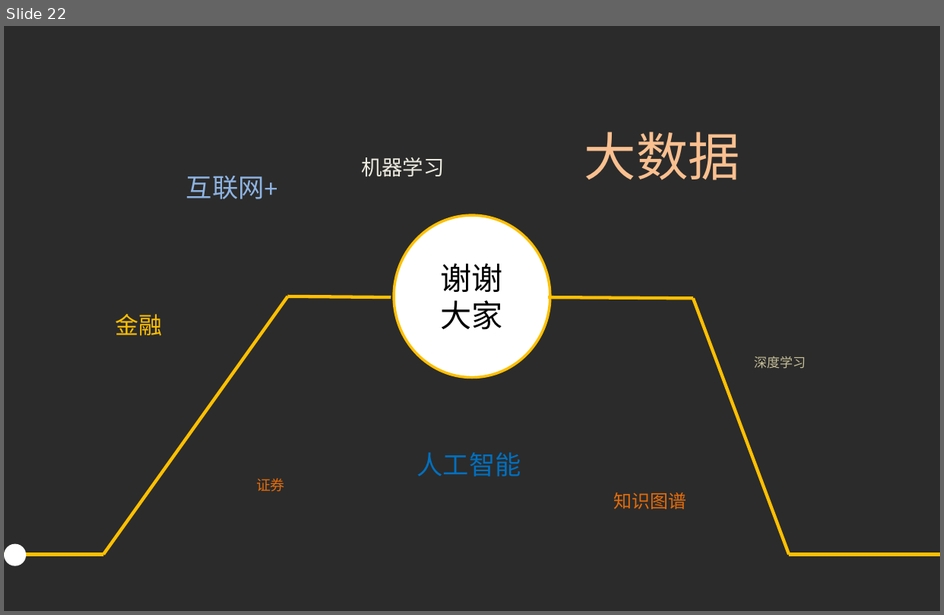
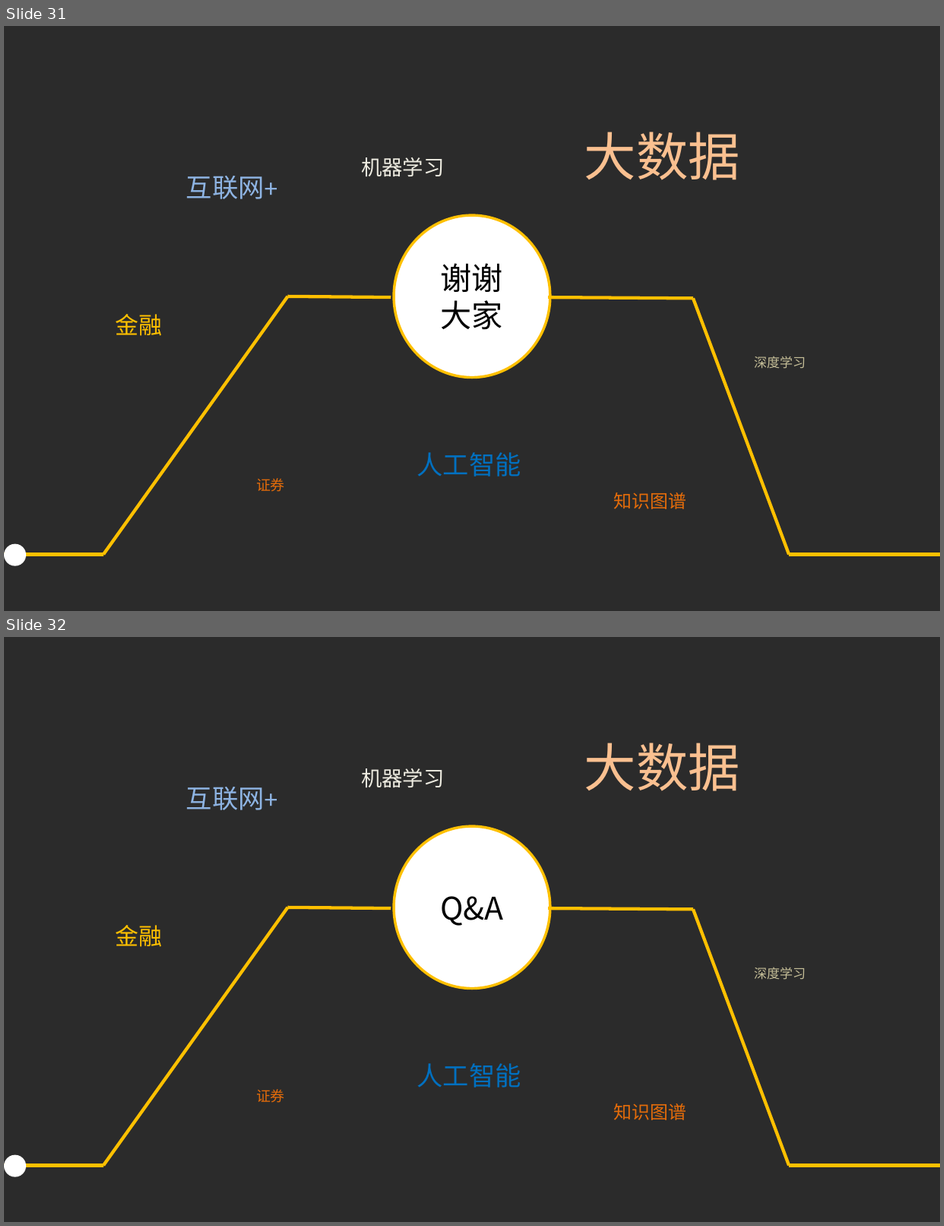
Before and after one commit to yyHaker/NamedEntityRecognition, a slide deck: files/report/projectreport/PPT模板/毕业答辩——yyhaker.pptx. Shown one above the other, each under a label of ours: slide 22 before the commit, slides 31 and 32 after it. The pictures are 944x615 and 944x1226 pixels, drawn with LibreOffice and Linux fonts; fonts in the diff are those of the drawing; background and template pictures are left out; a plain dark background stands for a picture behind light text. Boxes give left, top, right and bottom in pixels: in the first picture for what was removed or moved away, otherwise in the second. Text is boxed around its words. In the diff, an @@ line names an element or a change of style, - is before the commit and + after.

```diff
--- a/files/report/projectreport/PPT模板/毕业答辩——yyhaker.pptx
+++ b/files/report/projectreport/PPT模板/毕业答辩——yyhaker.pptx
@@ slide 32 added at bbox=[4, 637, 940, 1222], background picture (left out) @@
@@ text added at bbox=[585, 743, 740, 791], 40 pt, text #FAC090 @@
+大数据
@@ text added at bbox=[361, 768, 444, 787], 16 pt, text #EEECE1 @@
+机器学习
@@ text added at bbox=[186, 787, 278, 810], 20 pt, text #8EB4E3 @@
+互联网+
@@ ellipse added at bbox=[394, 826, 550, 988], fill #FFFFFF, outline #FFC000 2 pt, 24 pt, text #000000 @@
+Q&A
@@ line added from (104, 1165) to (287, 908), #FFC000 2.5 pt @@
@@ line added from (287, 908) to (391, 908), #FFC000 2.5 pt @@
@@ line added from (548, 908) to (693, 910), #FFC000 2.5 pt @@
@@ line added from (693, 910) to (790, 1165), #FFC000 2.5 pt @@
@@ text added at bbox=[116, 925, 163, 947], 18 pt, text #FFC000 @@
+金融
@@ text added at bbox=[754, 967, 806, 980], 10 pt, text #C4BD97 @@
+深度学习
@@ text added at bbox=[417, 1063, 522, 1088], 20 pt, text #0070C0 @@
+人工智能
@@ text added at bbox=[256, 1089, 285, 1103], 11 pt, text #E46C0A @@
+证券
@@ text added at bbox=[614, 1104, 687, 1120], 14 pt, text #E46C0A @@
+知识图谱
@@ ellipse added at bbox=[4, 1155, 27, 1177], fill #FFFFFF @@
@@ line added from (4, 1165) to (104, 1165), #FFC000 2.5 pt @@
@@ line added from (790, 1165) to (940, 1165), #FFC000 2.5 pt @@
@@ what was slide 22 is now slide 31 @@
```
Also in this commit, not shown: 9 slides changed, 9 other slides added, 7 other files.
